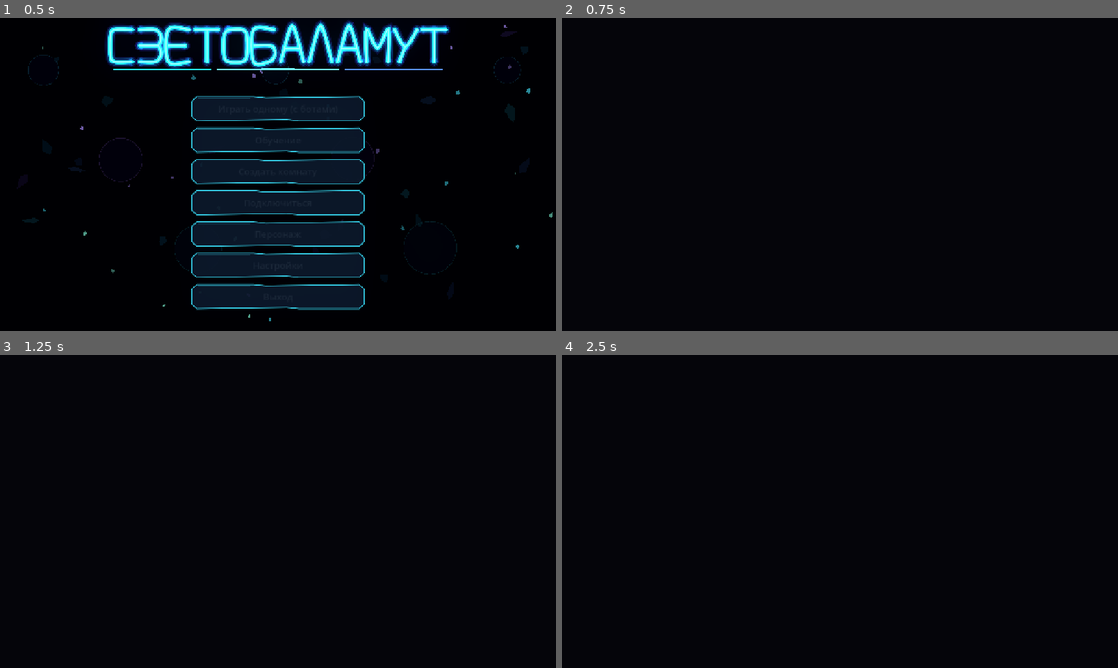
Above: before the commit, frames 1-4 (two rows, left to right).
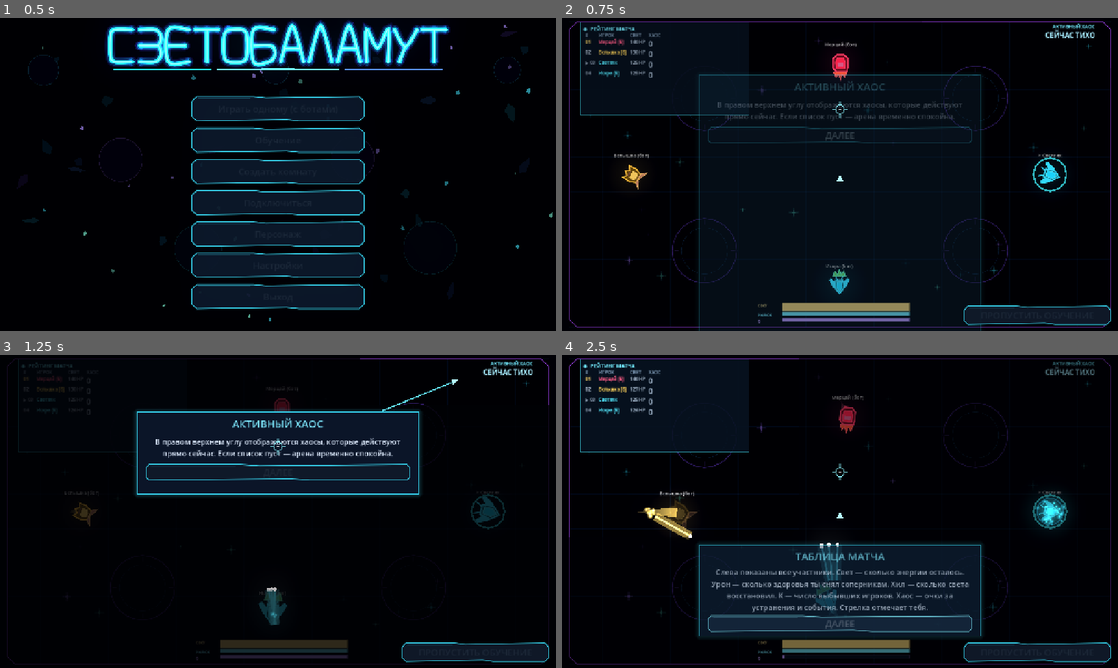
Above: after the commit, the same moments.

Repository: DvoreZZKy/svetobalamut
Game: Godot game, scene res://scenes/menu.tscn
The game is run twice, just before and just after one commit, with the same random seed, the same clock (stepped at 60 frames per second) and the same inputs.
Inputs (mouse positions are in pixels of both pictures, inside the frame that each line leads up to):
- Up to frame 1 (0.5 s): no input
- Up to frame 2 (0.75 s): click "Играть одному (с ботами)" at 0.5 s
- Up to frame 3 (1.25 s): no input
- Up to frame 4 (2.5 s): tap Enter (restart) at 1.25 s; move the mouse to (962, 495) at 1.27 s; hold D (right) 1.28-2 s; tap Q (ability) at 1.35 s; click (962, 495) at 1.42 s; click (840, 473) at 2 s, where only the run after the commit has a clickable "ДАЛЕЕ"

Frame 1 is identical in both runs. In frame 2, 9.1% of the frame differs, in the area x 1-99%, y 1-100%; in frame 3, 19%; in frame 4, 21%, in the area x 1-99%, y 1-99%.
Error before the commit: Parse Error: Value of type "RichTextLabel" cannot be assigned to a variable of type "Label". (res://scripts/arena.gd:490)

Commit message:
Fix results label type declaration

Diff:
--- a/scripts/arena.gd
+++ b/scripts/arena.gd
@@ -108,7 +108,7 @@
 var over_rect: ColorRect
 var over_shape: Polygon2D
 var over_outline: Line2D
-var over_lbl: Label
+var over_lbl: RichTextLabel
 var over_restart_btn: Button
 var over_menu_btn: Button
 var wait_lbl: Label
